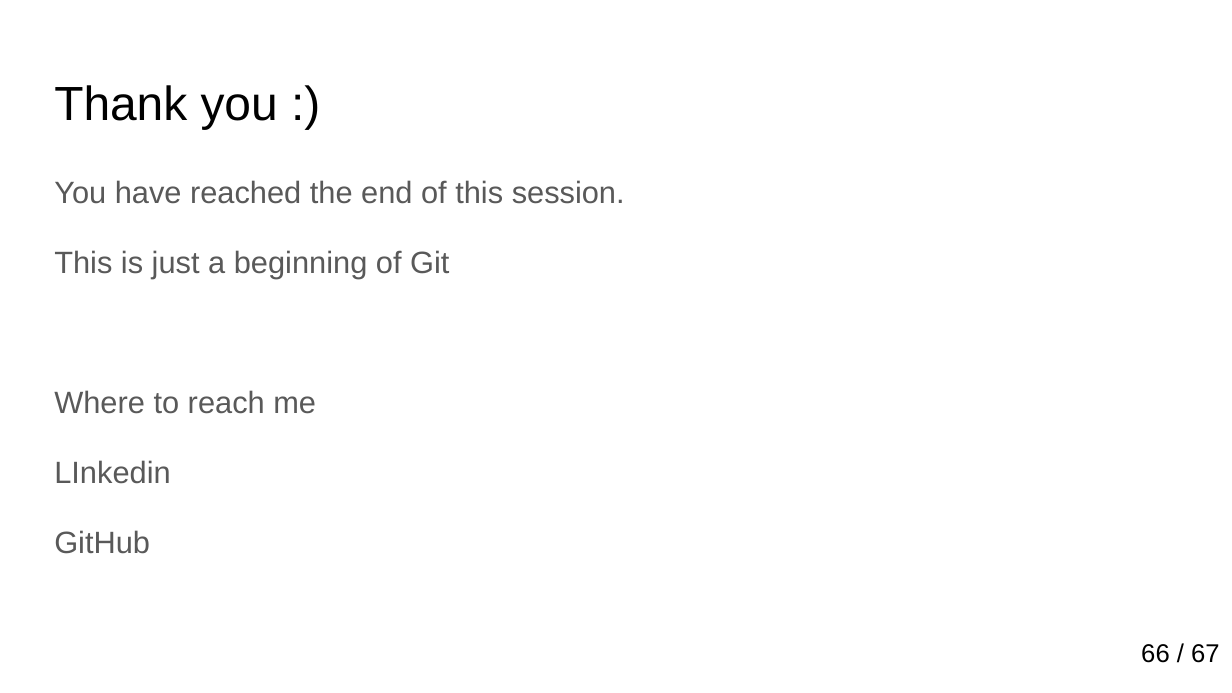
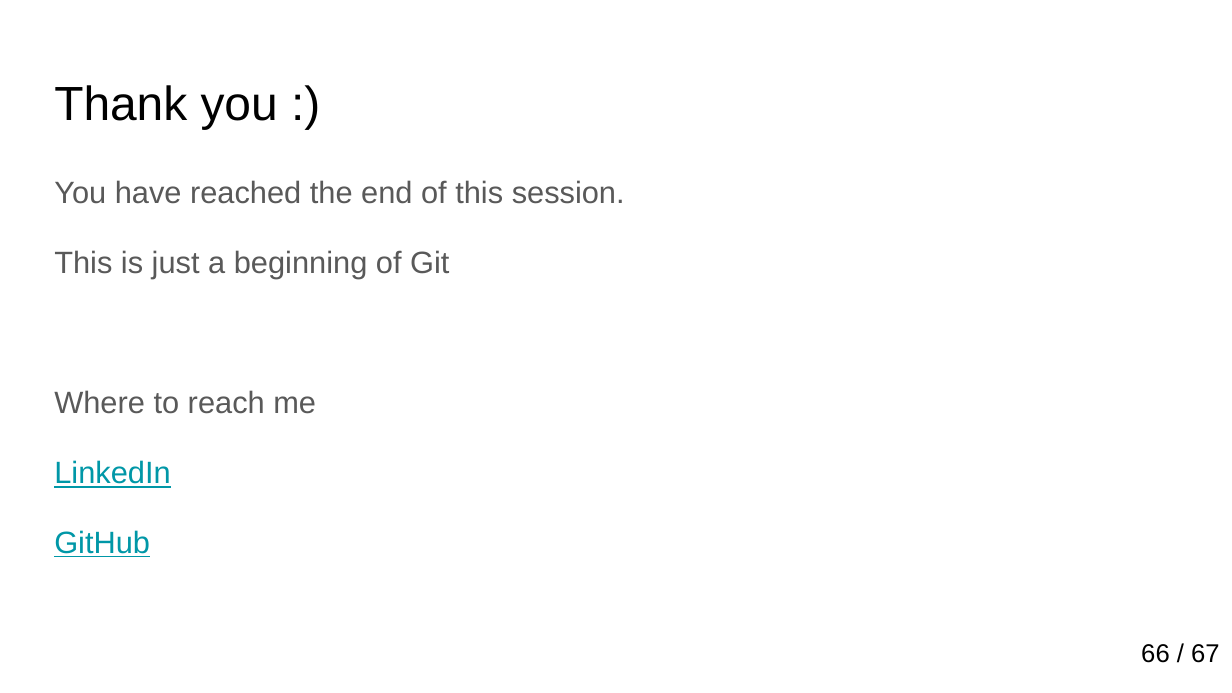
Before and after one commit to divyabhushan/git-webinar, a slide deck: slide 67 of PPT/Git_Webinar.pptx. Drawn at 1232x693 pixels with LibreOffice and Linux fonts; fonts in the diff are those of the drawing. Boxes give left, top, right and bottom in pixels: in the first picture for what was removed or moved away, otherwise in the second. Text is boxed around its words. In the diff, an @@ line names an element or a change of style, - is before the commit and + after.

```diff
--- a/PPT/Git_Webinar.pptx
+++ b/PPT/Git_Webinar.pptx
@@ text at <box>54,460,170,488</box>: text changed; text colour #595959 to #0097A7 @@
-LInkedin
+LinkedIn
@@ text at <box>54,530,150,557</box>: text colour #595959 to #0097A7, underline on in "GitHub" @@
```
Also in this commit, not shown: 2 other files.
